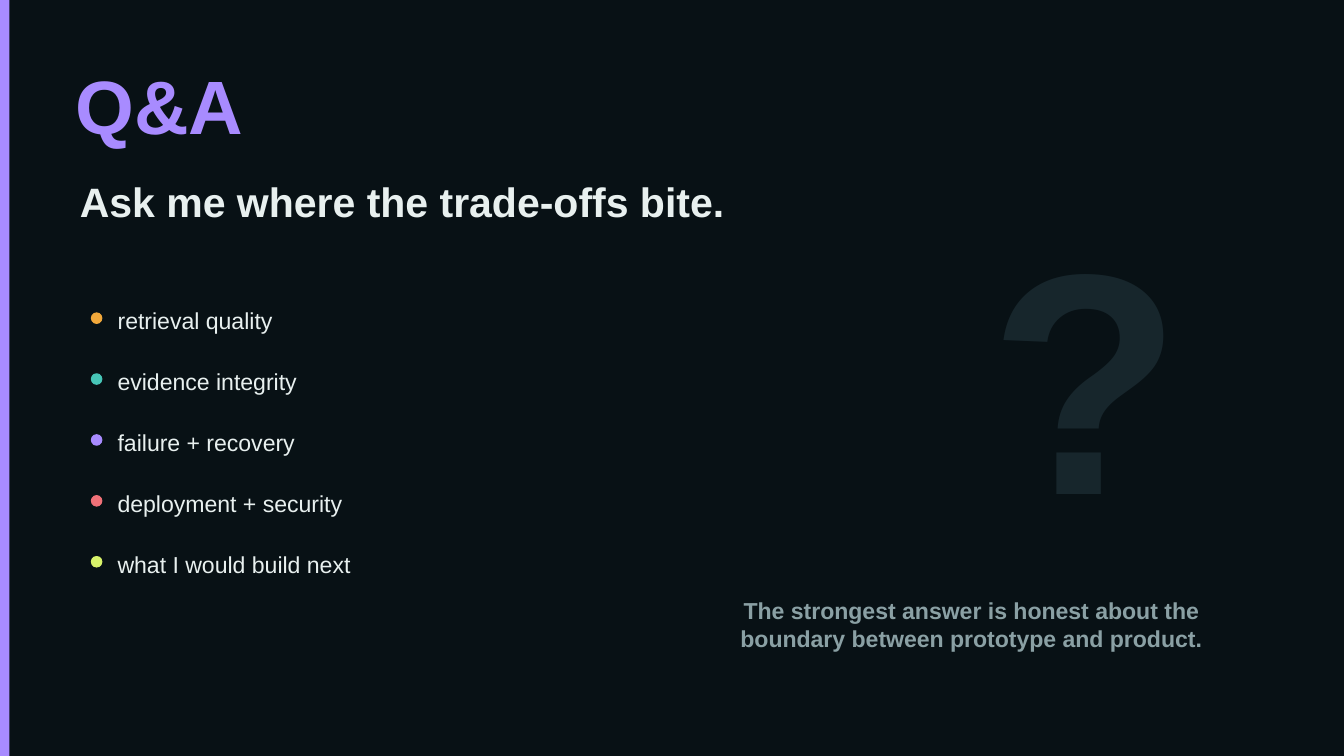
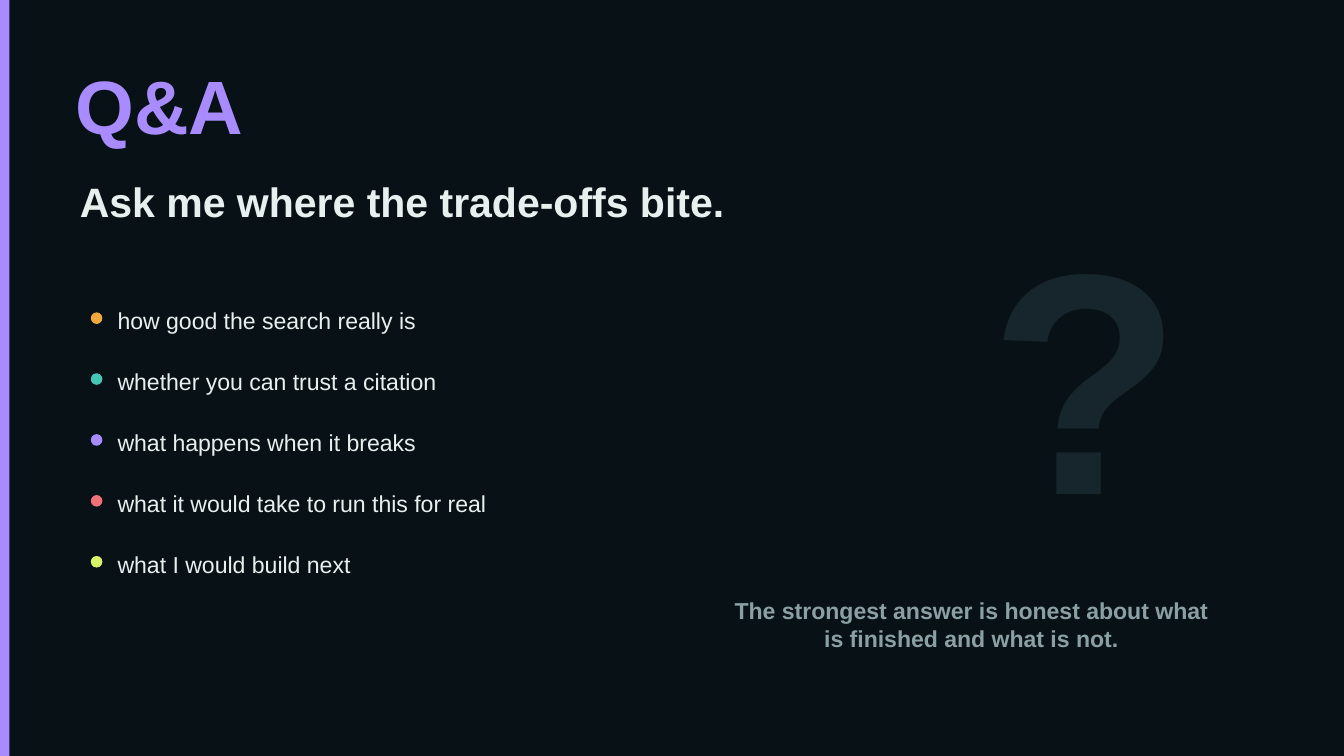
Before and after one commit to tgoeke/july-2026-ai-americas-cohort-meetingminer, a slide deck: slide 8 of docs/MeetingMiner-15-minute-capstone.pptx (slide 10 before the commit). Drawn at 1344x756 pixels with LibreOffice and Linux fonts; fonts in the diff are those of the drawing. Boxes give left, top, right and bottom in pixels: in the first picture for what was removed or moved away, otherwise in the second. Text is boxed around its words. In the diff, an @@ line names an element or a change of style, - is before the commit and + after.

```diff
--- a/docs/MeetingMiner-15-minute-capstone.pptx
+++ b/docs/MeetingMiner-15-minute-capstone.pptx
@@ text at box(118, 312, 416, 334): text changed @@
-retrieval quality
+how good the search really is
@@ text at box(118, 373, 436, 395): text changed @@
-evidence integrity
+whether you can trust a citation
@@ text at box(118, 434, 416, 456): text changed @@
-failure + recovery
+what happens when it breaks
@@ text at box(118, 495, 486, 513): text changed @@
-deployment + security
+what it would take to run this for real
@@ text at box(735, 602, 1207, 647): text changed @@
-The strongest answer is honest about the boundary between prototype and product.
+The strongest answer is honest about what is finished and what is not.
```
Also in this commit, not shown: 10 other slides changed, 1 slide added, 3 slides removed.
